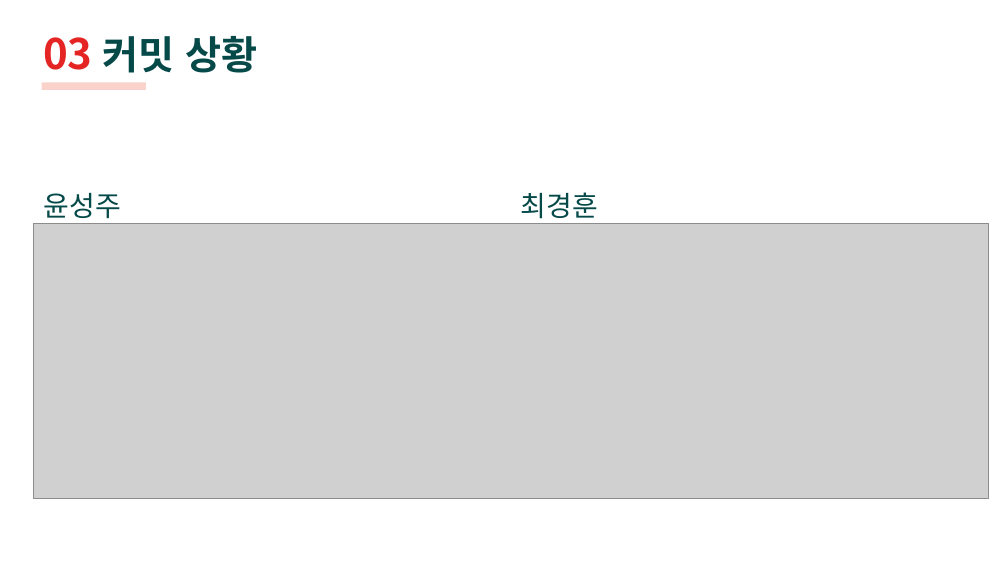
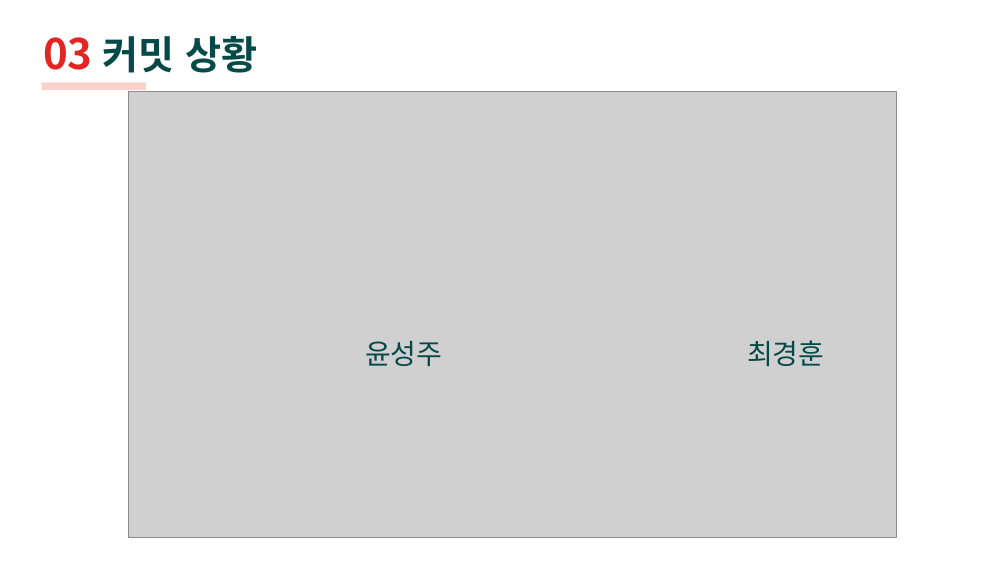
Before and after one commit to rg7155/Script_Project, a slide deck: slide 17 of Files/Find Home 기말발표.pptx (slide 5 before the commit). Drawn at 1008x567 pixels with LibreOffice and Linux fonts; fonts in the diff are those of the drawing; grey boxes stand for pictures. Boxes give left, top, right and bottom in pixels: in the first picture for what was removed or moved away, otherwise in the second. Text is boxed around its words. In the diff, an @@ line names an element or a change of style, - is before the commit and + after.

```diff
--- a/Files/Find Home 기말발표.pptx
+++ b/Files/Find Home 기말발표.pptx
@@ picture: place and size @@
-picture at bbox=[33, 224, 989, 499]
+picture at bbox=[128, 92, 896, 537]
@@ text "윤성주" rewrapped from bbox=[44, 192, 121, 224] to bbox=[365, 341, 442, 366] @@
@@ text "최경훈" rewrapped from bbox=[521, 192, 598, 224] to bbox=[747, 340, 824, 367] @@
```
Also in this commit, not shown: 3 other slides changed, 12 slides added, 7 other files.
